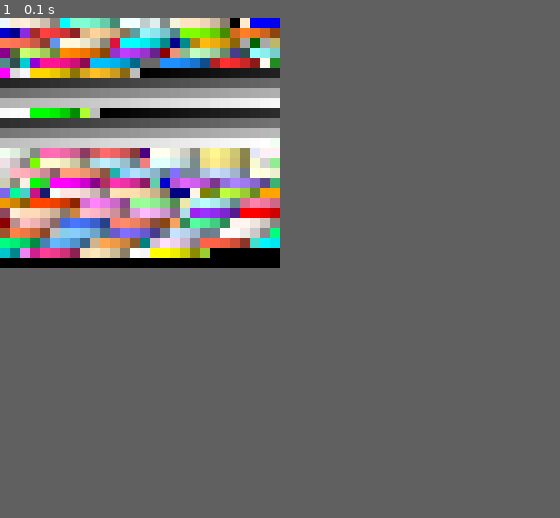
Above: before the commit, frame 1.
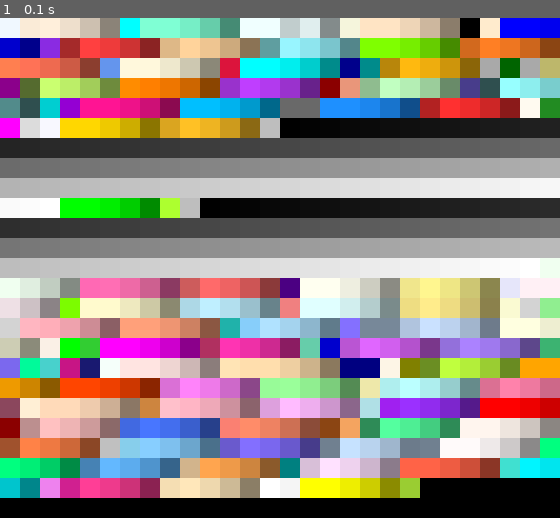
Above: after the commit, the same moment.

Repository: LTstrange/PyGameEngine
Game: pygame game, started from examples/ColorPicker.py
The game is run twice, just before and just after one commit, with the same random seed, the same clock (stepped at 60 frames per second) and the same inputs.
Inputs:
- Up to frame 1 (0.1 s): no input
In our replay, the window is 280x250 before the commit and 560x500 after it. These sizes can differ from the game's own. Grey fills any space a smaller window leaves; there, only what the larger window draws over its background counts as a difference.

The runs differ from the first frame. In frame 1, 92% of the frame differs, in the area x 0-100%, y 0-96%.

Commit message:
Enlarge the square for ease of use。

Diff:
--- a/examples/ColorPicker.py
+++ b/examples/ColorPicker.py
@@ -39,7 +39,7 @@
                 except IndexError:
                     break
 
-                ColorBlock((i * 10, j * 10), (10, 10), name, color, self.group)
+                ColorBlock((i * 20, j * 20), (20, 20), name, color, self.group)
 
 
 class Game:
@@ -50,7 +50,7 @@
     def __init__(self):
         pygame.init()
 
-        self.screen = pygame.display.set_mode((280, 250))
+        self.screen = pygame.display.set_mode((28 * 2 * 10, 25 * 2 * 10))
         self.running = True
 
         self.scene = ColorScene(self, (0, 0, 0))
